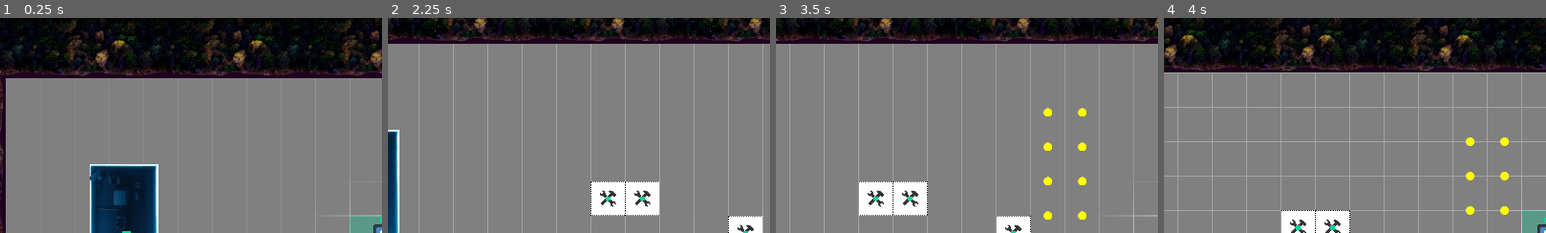
Above: before the commit, frames 1-4 (left to right).
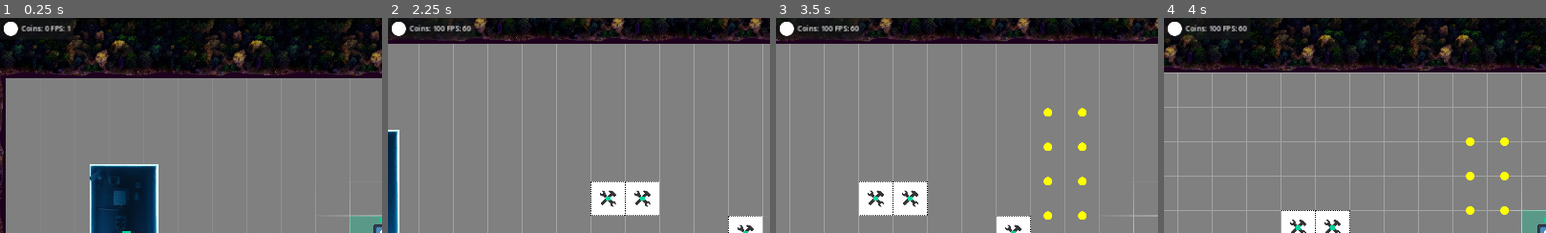
Above: after the commit, the same moments.

Repository: Slushie-Defense/Slushie
Game: Godot game, scene res://Levels/Level1.tscn
Two runs of this game, one before a commit and one after it. Both use one fixed random seed, a clock stepped at 60 frames per second and the inputs below. The engine's default icon, where the game draws it, is replaced by a stand-in: a white triangle on a blue panel in a dark square. Sound files missing from this copy of the repository are replaced by a short silence.
Inputs:
- Up to frame 1 (0.25 s): no input
- Up to frame 2 (2.25 s): tap Enter (ui_accept) at 0.5, 0.77, 1.52 s; hold Right (ui_right) 0.53-1.28 s; hold Down (ui_down) 1.28-2.03 s; hold Right (ui_right) from 2.03 s (still down)
- Up to frame 3 (3.5 s): release Right (ui_right) at 2.78 s; hold Up (ui_up) from 2.78 s (still down); tap Enter (ui_accept) at 3.02 s
- Up to frame 4 (4 s): release Up (ui_up) at 3.53 s; hold Left (ui_left) from 3.53 s (still down); tap Enter (ui_accept) at 3.77 s
The pictures show only the part of the screen within x 0-50%, y 0-50%; the shares and areas given below are measured in that part.

The runs differ from the first frame. In frame 1, 0.5% of the frame differs, in the area x 1-19%, y 1-9%; in frame 2, 0.6%; in frame 3, 0.6%; in frame 4, 0.6%, in the area x 0-22%, y 1-11%.

Commit message:
Coin + FPS Counter

Diff:
--- a/Autoload/Main.gd
+++ b/Autoload/Main.gd
@@ -16,4 +16,3 @@
 
 func _update_coin_count(count):
 	coins = clamp(coins + count, 0, 999999999)
-	print("Total Coins: " + str(coins))
--- a/Entities/Camera/Camera.gd
+++ b/Entities/Camera/Camera.gd
@@ -1,8 +1,15 @@
 extends Camera2D
+
+@onready var user_interface : Node2D = $UserInterfaceParent
+
+var camera_width = 1280
+var camera_height = 720
 
 var follow_position = Vector2.ZERO
 
 func _ready():
+	camera_width = get_viewport_rect().size.x
+	camera_height = get_viewport_rect().size.y
 	# Main recieves a signal that the player node exists
 	# When the signal arrives it connects the player node custom "update position" signal to the camera
 	# Now the camera knows where the player is
@@ -12,7 +19,6 @@
 	pass_player.signal_share_player_position.connect(_update_position)
 
 func _update_position(set_position):
-	offset = set_position
 	# Camera limits
 	var offset_y_max : int = 128
 	var level_y_center : int = 576
@@ -21,3 +27,6 @@
 	limit_position.y = clamp(set_position.y, level_y_center - offset_y_max, level_y_center + offset_y_max)
 	limit_position.x = clamp(set_position.x, 1024, INF)
 	offset = limit_position
+
+	# Position User Interface
+	user_interface.position = Vector2(offset.x - (camera_width * 0.5), offset.y - (camera_height * 0.5))
--- a/Entities/Camera/Camera.tscn
+++ b/Entities/Camera/Camera.tscn
@@ -1,6 +1,11 @@
-[gd_scene load_steps=2 format=3 uid="uid://d05a21782kpoa"]
+[gd_scene load_steps=3 format=3 uid="uid://d05a21782kpoa"]
 
 [ext_resource type="Script" path="res://Entities/Camera/Camera.gd" id="1_5preo"]
+[ext_resource type="PackedScene" uid="uid://bb1dvqwxyrpgu" path="res://UserInterface/Coins/CoinCounterUI.tscn" id="2_6loqe"]
 
 [node name="Camera" type="Camera2D"]
 script = ExtResource("1_5preo")
+
+[node name="UserInterfaceParent" type="Node2D" parent="."]
+
+[node name="CoinsUserInterface" parent="UserInterfaceParent" instance=ExtResource("2_6loqe")]
--- a/Entities/Enemy/Enemy.gd
+++ b/Entities/Enemy/Enemy.gd
@@ -108,7 +108,6 @@
 				attack.damage = attack_damage
 				first_collision_result.attack(attack)
 
-
 func _on_vision_body_entered(body):
 	if body.has_method("attack"):
 		ai_chase_node_list.push_back(body)
--- /dev/null
+++ b/UserInterface/Coins/CoinCounterUI.gd
@@ -0,0 +1,11 @@
+extends Node2D
+
+@onready var coin_counter : Label = $CanvasLayer/Control/PanelContainer/MarginContainer/BoxContainer/Label
+
+func _ready():
+	Main.signal_update_coin_count.connect(_update_coin_count)
+	_update_coin_count(0)
+
+func _update_coin_count(count):
+	var fps = Engine.get_frames_per_second()
+	coin_counter.text = "Coins: " + str(Main.coins) + " FPS: " + str(fps)
--- /dev/null
+++ b/UserInterface/Coins/CoinCounterUI.tscn
@@ -0,0 +1,42 @@
+[gd_scene load_steps=4 format=3 uid="uid://bb1dvqwxyrpgu"]
+
+[ext_resource type="Script" path="res://UserInterface/Coins/CoinCounterUI.gd" id="1_mkfw7"]
+[ext_resource type="Theme" uid="uid://crp0o88uid1pe" path="res://UserInterface/MainUserInterfaceTheme.tres" id="1_w3mxy"]
+[ext_resource type="Texture2D" uid="uid://dpt0tifft75jw" path="res://Sprites/Circles/32x32WhiteCircle.png" id="2_pl464"]
+
+[node name="CoinsUserInterface" type="Node2D"]
+script = ExtResource("1_mkfw7")
+
+[node name="CanvasLayer" type="CanvasLayer" parent="."]
+
+[node name="Control" type="Control" parent="CanvasLayer"]
+layout_mode = 3
+anchors_preset = 0
+size_flags_horizontal = 3
+size_flags_vertical = 3
+
+[node name="PanelContainer" type="PanelContainer" parent="CanvasLayer/Control"]
+layout_mode = 0
+offset_right = 40.0
+offset_bottom = 40.0
+
+[node name="MarginContainer" type="MarginContainer" parent="CanvasLayer/Control/PanelContainer"]
+layout_mode = 2
+theme_override_constants/margin_left = 8
+theme_override_constants/margin_top = 8
+theme_override_constants/margin_right = 8
+theme_override_constants/margin_bottom = 8
+
+[node name="BoxContainer" type="HBoxContainer" parent="CanvasLayer/Control/PanelContainer/MarginContainer"]
+layout_mode = 2
+theme = ExtResource("1_w3mxy")
+theme_override_constants/separation = 8
+
+[node name="TextureRect" type="TextureRect" parent="CanvasLayer/Control/PanelContainer/MarginContainer/BoxContainer"]
+layout_mode = 2
+texture = ExtResource("2_pl464")
+stretch_mode = 3
+
+[node name="Label" type="Label" parent="CanvasLayer/Control/PanelContainer/MarginContainer/BoxContainer"]
+layout_mode = 2
+text = "Coins"
--- /dev/null
+++ b/UserInterface/MainUserInterfaceTheme.tres
@@ -0,0 +1,19 @@
+[gd_resource type="Theme" load_steps=3 format=3 uid="uid://crp0o88uid1pe"]
+
+[ext_resource type="StyleBox" uid="uid://dbcdgkjyuwta4" path="res://UserInterface/Panels/PanelRoundedCorner.tres" id="1_wfeub"]
+
+[sub_resource type="StyleBoxFlat" id="StyleBoxFlat_pdmgp"]
+content_margin_left = 0.0
+content_margin_top = 0.0
+content_margin_right = 0.0
+content_margin_bottom = 0.0
+bg_color = Color(0.227451, 0.219608, 0.329412, 1)
+corner_radius_top_left = 3
+corner_radius_top_right = 3
+corner_radius_bottom_right = 3
+corner_radius_bottom_left = 3
+corner_detail = 5
+
+[resource]
+Panel/styles/panel = ExtResource("1_wfeub")
+PanelContainer/styles/panel = SubResource("StyleBoxFlat_pdmgp")
--- /dev/null
+++ b/UserInterface/Panels/PanelRoundedCorner.tres
@@ -0,0 +1,13 @@
+[gd_resource type="StyleBoxFlat" format=3 uid="uid://dbcdgkjyuwta4"]
+
+[resource]
+content_margin_left = 0.0
+content_margin_top = 0.0
+content_margin_right = 0.0
+content_margin_bottom = 0.0
+bg_color = Color(0.227451, 0.219608, 0.329412, 1)
+corner_radius_top_left = 3
+corner_radius_top_right = 3
+corner_radius_bottom_right = 3
+corner_radius_bottom_left = 3
+corner_detail = 5
